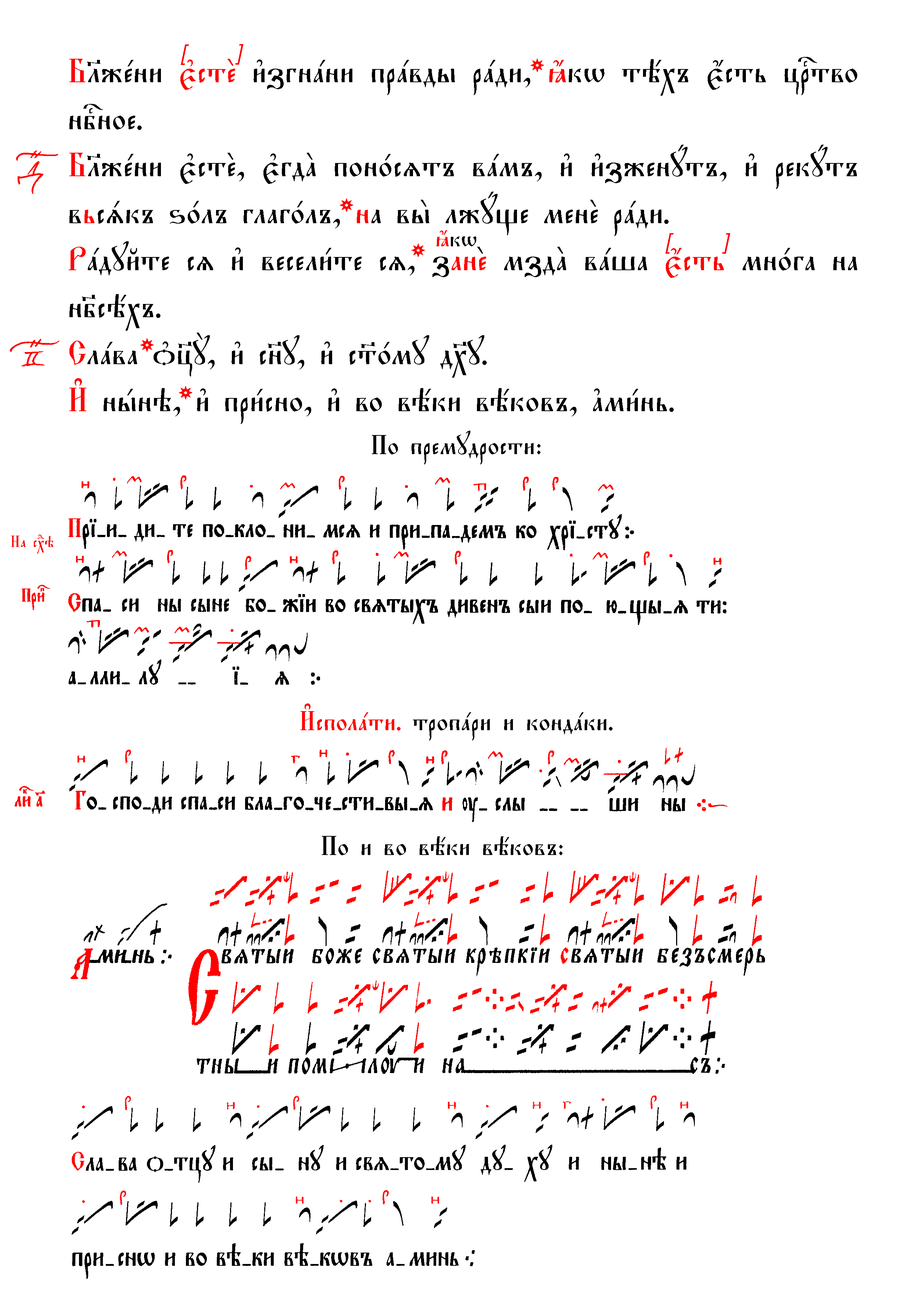
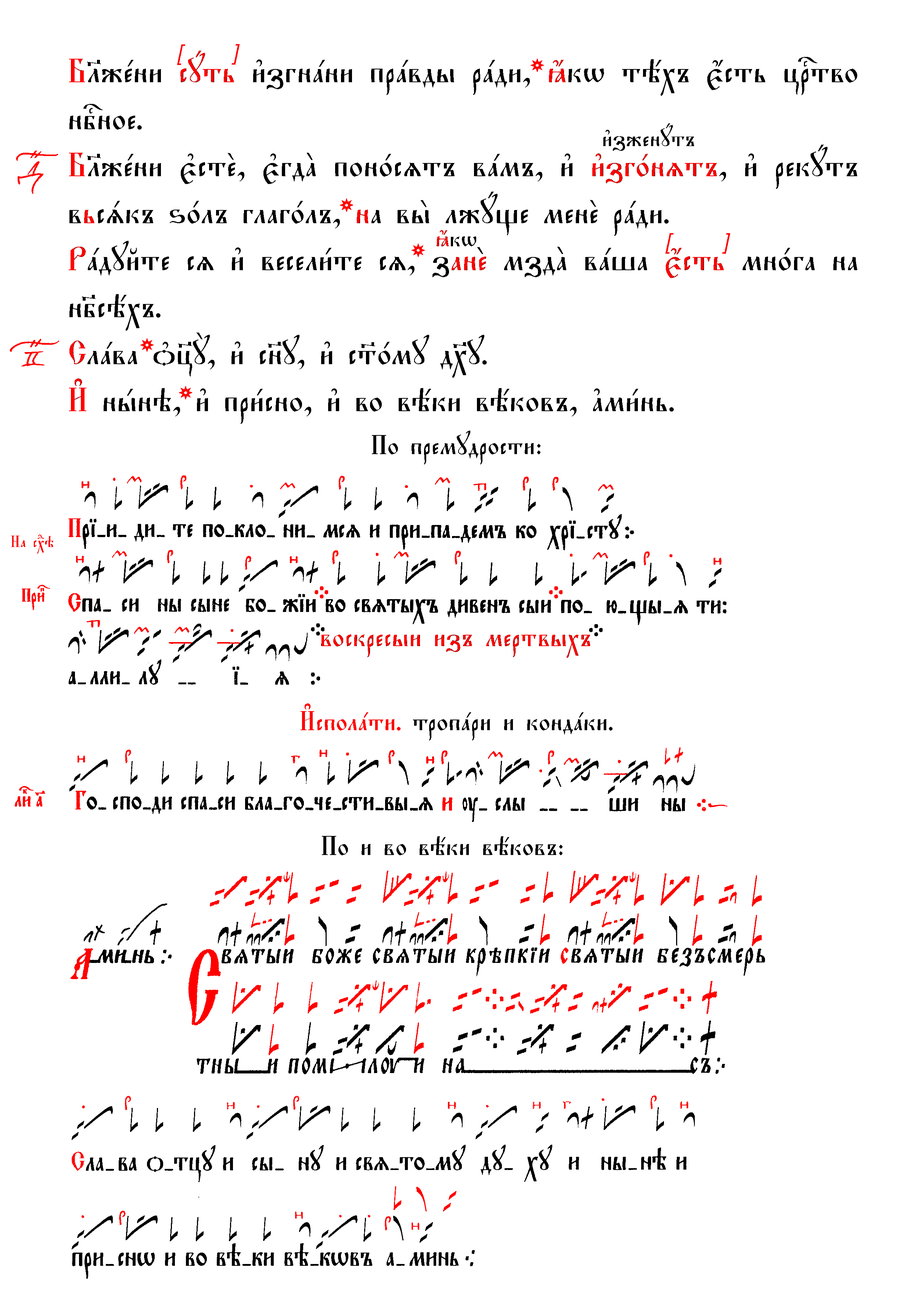
Two versions of the same layered image (923x1304). Layer-by-layer changes:
painted on "ћкw" over [436, 230, 474, 247]
added layer "и3зженyтъ" above "воскресыи изъ мертвыхъ" over [603, 123, 694, 151]
added layer "воскресыи изъ мертвыхъ" above "Бlжeни сyть и3згнaни прaвды рa..." over [320, 634, 590, 659]
renamed "Бlжeни є3стE и3згнaни прaвды р..." to "Бlжeни сyть и3згнaни прaвды рa...", painted on it over [69, 50, 857, 425]
painted on "Червила" over [69, 44, 762, 1231]
painted on "Чернила" over [71, 623, 603, 1250]
